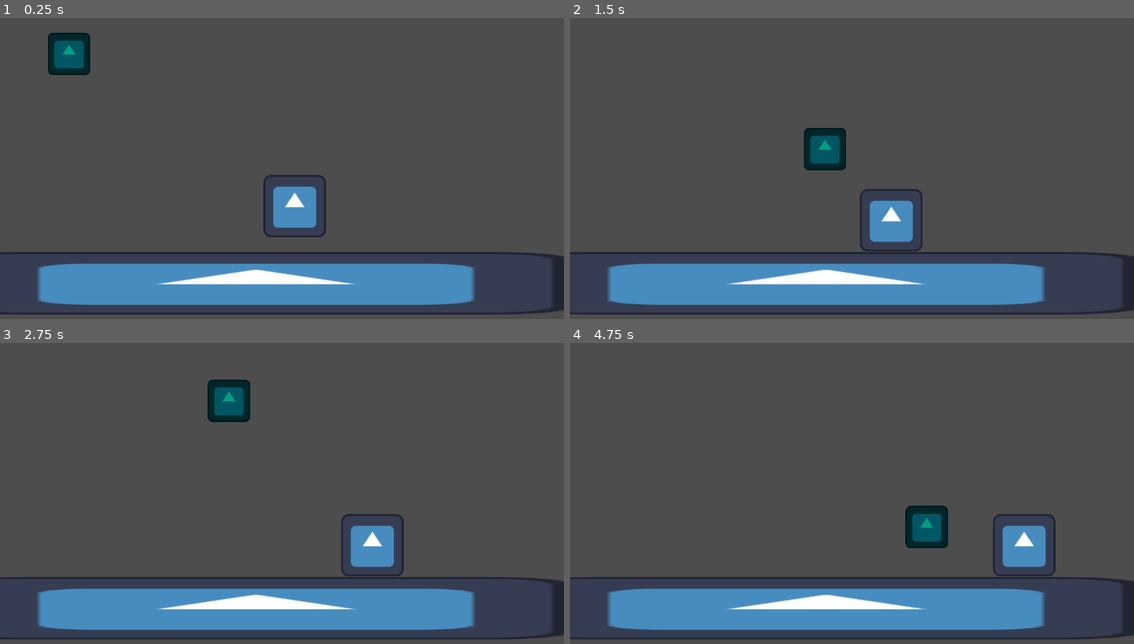
Above: before the commit, frames 1-4 (two rows, left to right).
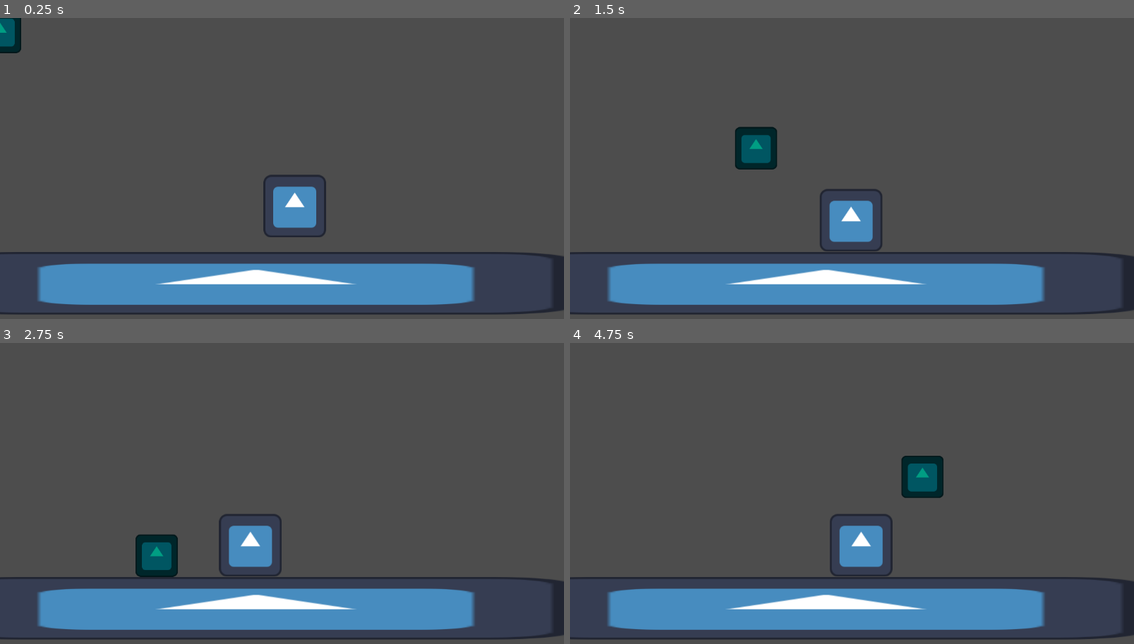
Above: after the commit, the same moments.

Repository: Loafexxx/StashGames-AssasinsAfterlife
Game: Godot game, scene res://Start.tscn
Same seed, same stepped clock (60 frames per second), same inputs: the game is played once before the commit and once after it. The engine's default icon, where the game draws it, is replaced by a stand-in: a white triangle on a blue panel in a dark square.
Inputs:
- Up to frame 1 (0.25 s): no input
- Up to frame 2 (1.5 s): hold Right (Right) from 0.53 s (still down); tap Up (Up) at 0.6, 0.77, 1.07, 1.35 s
- Up to frame 3 (2.75 s): tap Up (Up) at 1.52, 1.82, 2.1 s; release Right (Right) at 2.03 s; hold Left (Left) from 2.03 s (still down)
- Up to frame 4 (4.75 s): release Left (Left) at 2.78 s; hold Right (Right) 2.78-4.28 s; tap Up (Up) at 2.85, 3.02, 3.32, 3.6, 3.77, 4.07, 4.35, 4.52 s; hold Left (Left) from 4.28 s (still down)

The runs differ from the first frame. In frame 1, 1.5% of the frame differs, in the area x 0-17%, y 0-19%; in frame 2, 4.5%; in frame 3, 4.8%, in the area x 24-72%, y 12-78%; in frame 4, 4.8%.

Commit message:
Added a simple boss move toward player script
I added A EnemyMoveTowardPlayer.gd script to detect if player is in range and move to them, now i will add the arena.

Diff:
--- a/EmemyMoveToPlayer.gd
+++ b/EmemyMoveToPlayer.gd
@@ -1,46 +1,38 @@
 extends Area2D
 
-@onready var player = $"../../../../Player"
-@onready var playerChar = $"../../../../Player/CharacterBody2D"
-@onready var self_rigidbody = $".."
+@onready var playerChar = $"../../../../Player/CharacterBody2D" #Makes a variable for the players CharacterBody2D
+@onready var self_rigidbody = $".." #Makes a variable for the bosses Rigidbody2D
 
-var canmove = false
-var left = false
+var detecting = false #detecting is checking it should detect what side the player is on and moves to them
 
 # Called when the node enters the scene tree for the first time.
 func _ready() -> void:
-	connect("area_entered", _on_area_entered)
-	connect("area_exited", _on_area_exited)
+	connect("area_entered", _on_area_entered) #just connects the area enterd function to the _on_area_entered func
+	connect("area_exited", _on_area_exited) #just connects the area exited function to the _on_area_exited func
 
 
 # Called every frame. 'delta' is the elapsed time since the previous frame.
 func _process(delta: float) -> void:
-	if canmove:
-		if left:
-			self_rigidbody.linear_velocity.x = get_meta("X_Speed")
+
+	if detecting:
+		if get_meta("MoveX"): #sees the axis it needs to move to (in this case X)
+			if playerChar.global_position.x < self_rigidbody.global_position.x: #checks to see if the player is on the left, if they are the boss moves towards them
+				self_rigidbody.linear_velocity.x = (get_meta("X_Speed")*-1) #sets the bosses X velocity
+
+			if playerChar.global_position.x > self_rigidbody.global_position.x: #checks to see if the player is on the right, if they are the boss moves towards them
+				self_rigidbody.linear_velocity.x = get_meta("X_Speed") #sets the bosses X velocity
+
+		if get_meta("MoveY"): #sees the axis it needs to move to (in this case Y)
+			if playerChar.global_position.y < self_rigidbody.global_position.y: #checks to see if the player is beneath, if they are the boss moves towards them
+				self_rigidbody.linear_velocity.y = (get_meta("Y_Speed")*-1) #sets the bosses Y velocity
+
+			if playerChar.global_position.y > self_rigidbody.global_position.y: #checks to see if the player is above, if they are the boss moves towards them
+				self_rigidbody.linear_velocity.y = get_meta("Y_Speed") #sets the bosses Y velocity
 
 
-func _on_area_entered(area: Area2D) -> void:
-	if get_meta("MoveX"):
-		if playerChar.position.x > position.x:
-			print("Right")
-			canmove = true
-			left = false
-		if playerChar.position.x < position.x:
-			print("Left")
-			canmove = true
-			left = true
 
-	if get_meta("MoveY"):
-		if playerChar.position.y > position.y:
-			print("Down")
-			canmove = true
-			left = false
-		if playerChar.position.y < position.y:
-			print("Up")
-			canmove = true
-			left = true
+func _on_area_entered(area: Area2D) -> void: #when the player is in range of the boss it turns on detecting which locates what side to move to
+	detecting = true
 
-func _on_area_exited(area: Area2D) -> void:
-	canmove = false
-	print("SMD")
+func _on_area_exited(area: Area2D) -> void: #turns off detecting
+	detecting = false
--- a/EnemyAttraction.gd
+++ b/EnemyAttraction.gd
@@ -1,6 +1,6 @@
 extends Node2D
 
-@onready var area2d = $Area2D
+
 
 # Called when the node enters the scene tree for the first time.
 func _ready() -> void:
--- a/Start.tscn
+++ b/Start.tscn
@@ -26,27 +26,24 @@
 
 [node name="CharacterBody2D" type="CharacterBody2D" parent="Player"]
 position = Vector2(-146, -15)
+platform_floor_layers = 4294967041
 script = ExtResource("1_upmy7")
 metadata/PlayerMovementSpeed = 400.0
 metadata/JumpHeight = -600.0
 
 [node name="CollisionShape2D" type="CollisionShape2D" parent="Player/CharacterBody2D"]
-position = Vector2(140, 43.5)
 scale = Vector2(0.678297, 0.678297)
 shape = SubResource("RectangleShape2D_bupin")
 
 [node name="Icon" type="Sprite2D" parent="Player/CharacterBody2D"]
 modulate = Color(0, 0.61796, 0.514497, 1)
-position = Vector2(141, 45)
 scale = Vector2(0.678297, 0.678297)
 texture = ExtResource("1_r305v")
 
 [node name="Hitbox" type="Area2D" parent="Player/CharacterBody2D"]
-position = Vector2(146, 15)
 script = ExtResource("2_upmy7")
 
 [node name="CollisionShape2D" type="CollisionShape2D" parent="Player/CharacterBody2D/Hitbox"]
-position = Vector2(-6, 28.5)
 scale = Vector2(0.678297, 0.678297)
 shape = SubResource("RectangleShape2D_bupin")
 
@@ -58,6 +55,8 @@
 texture = ExtResource("1_r305v")
 
 [node name="StaticBody2D" type="StaticBody2D" parent="Floor"]
+collision_layer = 3
+collision_mask = 3
 
 [node name="CollisionShape2D" type="CollisionShape2D" parent="Floor/StaticBody2D"]
 position = Vector2(19.5, -4)
@@ -76,6 +75,8 @@
 script = ExtResource("4_gx2gx")
 
 [node name="RigidBody2D" type="RigidBody2D" parent="Enemys/Boss-Empty"]
+collision_layer = 2
+collision_mask = 2
 lock_rotation = true
 script = ExtResource("5_b54qk")
 
--- a/project.godot
+++ b/project.godot
@@ -41,3 +41,8 @@
 , Object(InputEventKey,"resource_local_to_scene":false,"resource_name":"","device":-1,"window_id":0,"alt_pressed":false …(186 unchanged characters)…
 ]
 }
+
+[layer_names]
+
+2d_physics/layer_1="Floor"
+2d_physics/layer_2="Enemys"
